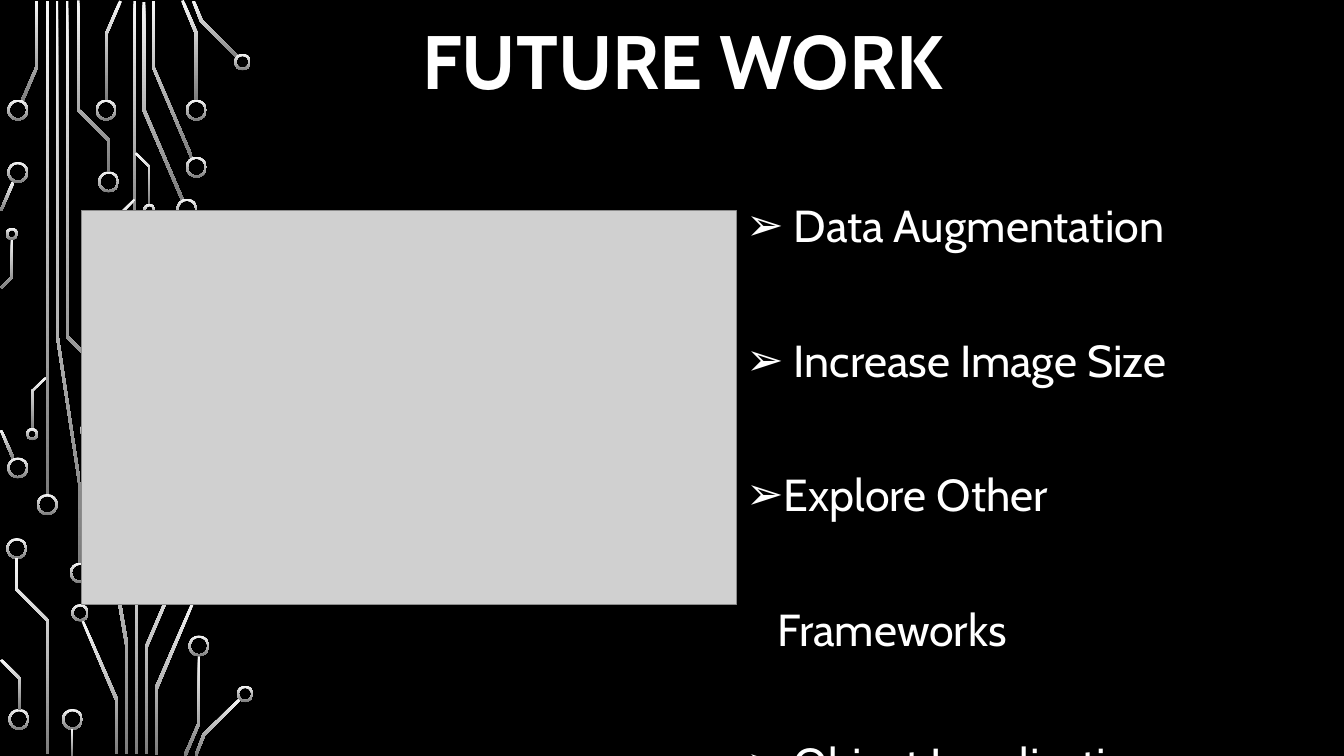
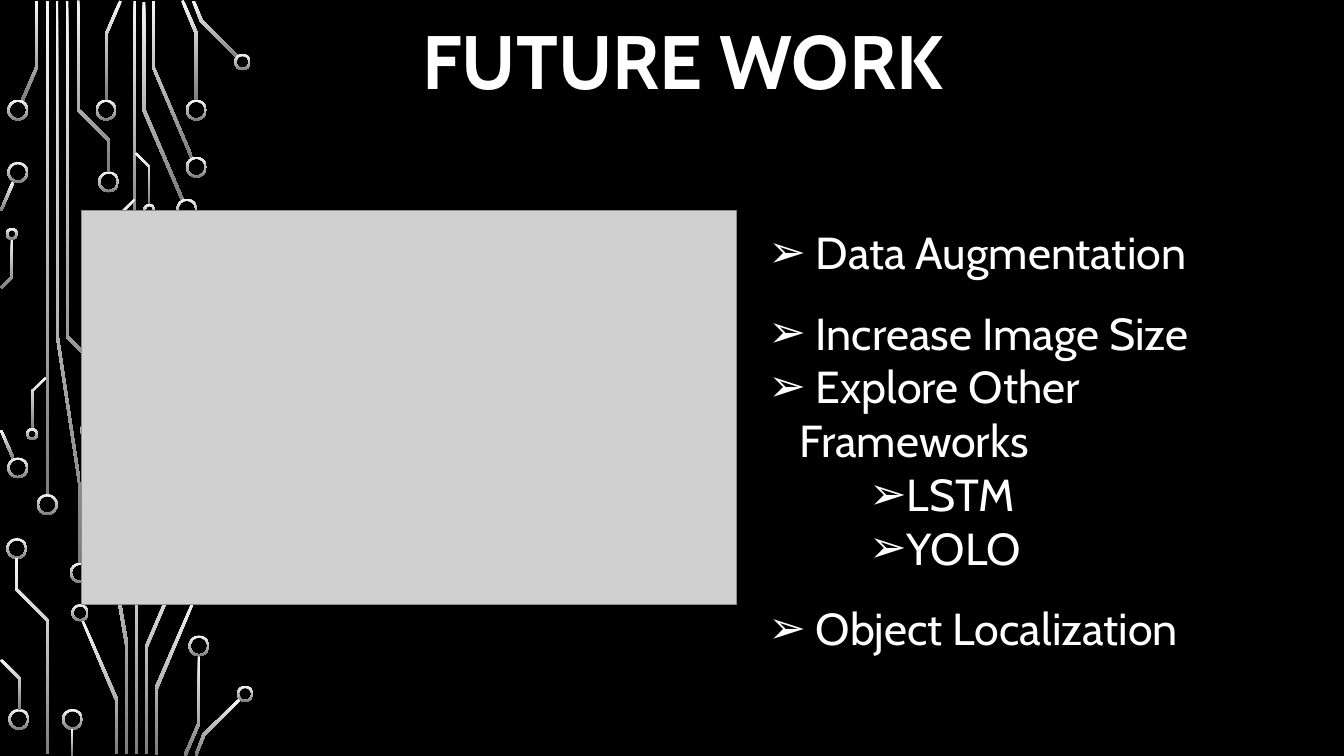
Before and after one commit to hpatel530/Image-Classification-for-Autonomous-Vehicles-, a slide deck: slide 13 of Capstone.pptx. Drawn at 1344x756 pixels with LibreOffice and Linux fonts; fonts in the diff are those of the drawing; grey boxes stand for pictures; background and template pictures are left out. Boxes give left, top, right and bottom in pixels: in the first picture for what was removed or moved away, otherwise in the second. Text is boxed around its words. In the diff, an @@ line names an element or a change of style, - is before the commit and + after.

```diff
--- a/Capstone.pptx
+++ b/Capstone.pptx
@@ text "Data Augmentation": place and size @@
-text "Data Augmentation" at <box>778,210,1166,647</box>
+text "Data Augmentation" at <box>800,237,1188,656</box>
@@ text at <box>800,237,1188,656</box>: line spacing 2.5 to 1.5; line spacing 2.5 to 1 @@
@@ text at <box>907,479,1021,566</box>: paragraphs added @@
+    ➢ LSTM
+    ➢ YOLO
```
Also in this commit, not shown: 7 other slides changed.
